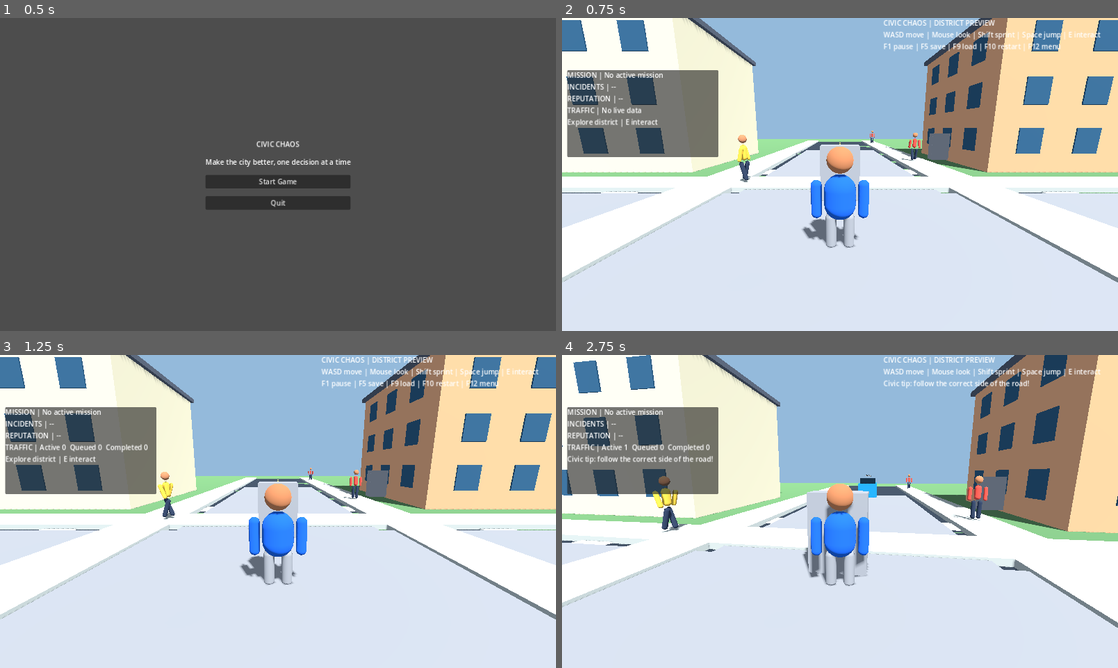
Above: before the commit, frames 1-4 (two rows, left to right).
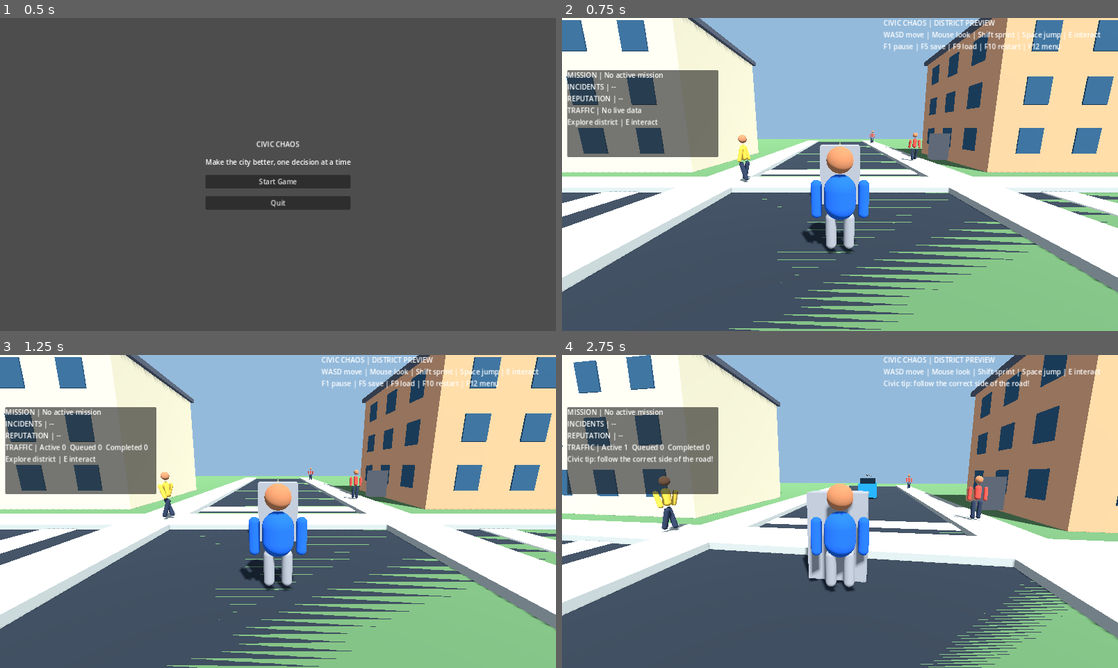
Above: after the commit, the same moments.

Repository: gauravprajapat-23/civic-chaos
Game: Godot game, scene res://scenes/core/menu.tscn
The game is run twice, just before and just after one commit, with the same random seed, the same clock (stepped at 60 frames per second) and the same inputs.
Inputs (mouse positions are in pixels of both pictures, inside the frame that each line leads up to):
- Up to frame 1 (0.5 s): no input
- Up to frame 2 (0.75 s): click "Start Game" at 0.5 s
- Up to frame 3 (1.25 s): no input
- Up to frame 4 (2.75 s): tap Enter at 1.25 s; move the mouse to (867, 511) at 1.27 s; hold E (interact) 1.28-2.03 s; hold W (move_forward) from 1.28 s (still down); tap Space (jump) at 1.52, 2.27 s; move the mouse to (812, 511) at 2.02 s; tap Shift (sprint) at 2.1 s

Frame 1 is identical in both runs. In frame 2, 37% of the frame differs, in the area x 0-100%, y 42-100%; in frame 3, 37%; in frame 4, 32%.

Commit message:
fix(world): avoid overlapping junction road meshes in playable district

Diff:
--- a/scripts/world/junction_scene.gd
+++ b/scripts/world/junction_scene.gd
@@ -18,7 +18,9 @@
 
 func _ready() -> void:
     road_graph = Builder.make_test_graph()
-    Builder.make_road_visuals(self)
+    # The playable district already owns the road surface. Avoid overlapping meshes.
+    if get_parent() == null or get_parent().get_node_or_null("Neighborhood") == null:
+        Builder.make_road_visuals(self)
     var errors := road_graph.validate()
     if not errors.is_empty():
         push_error("Junction graph invalid: %s" % str(errors))
